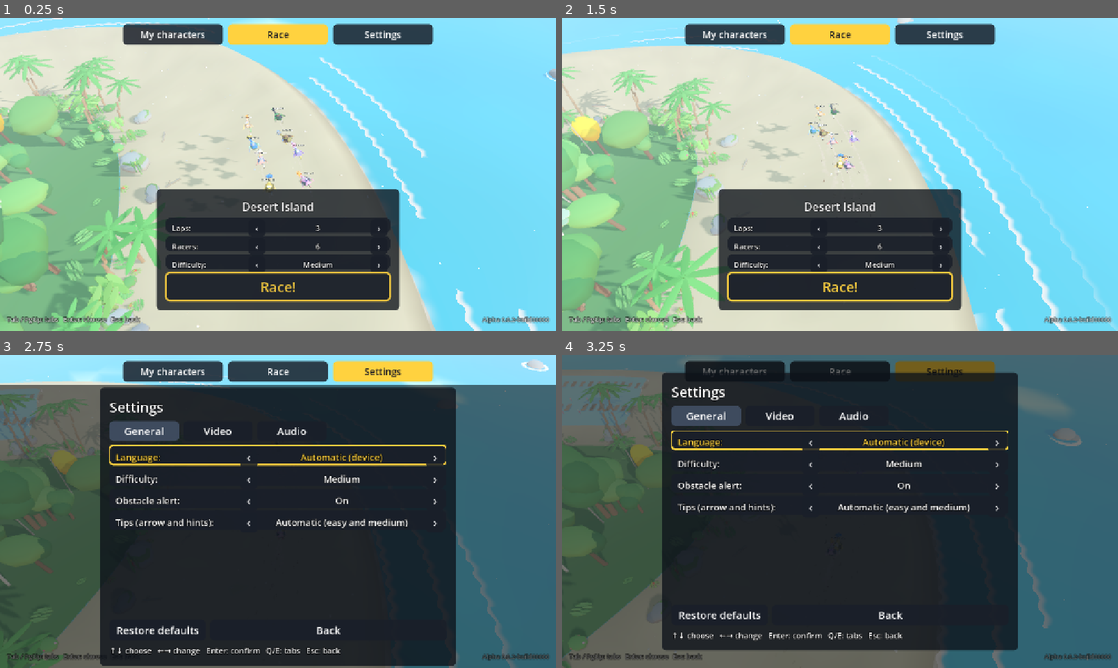
Above: before the commit, frames 1-4 (two rows, left to right).
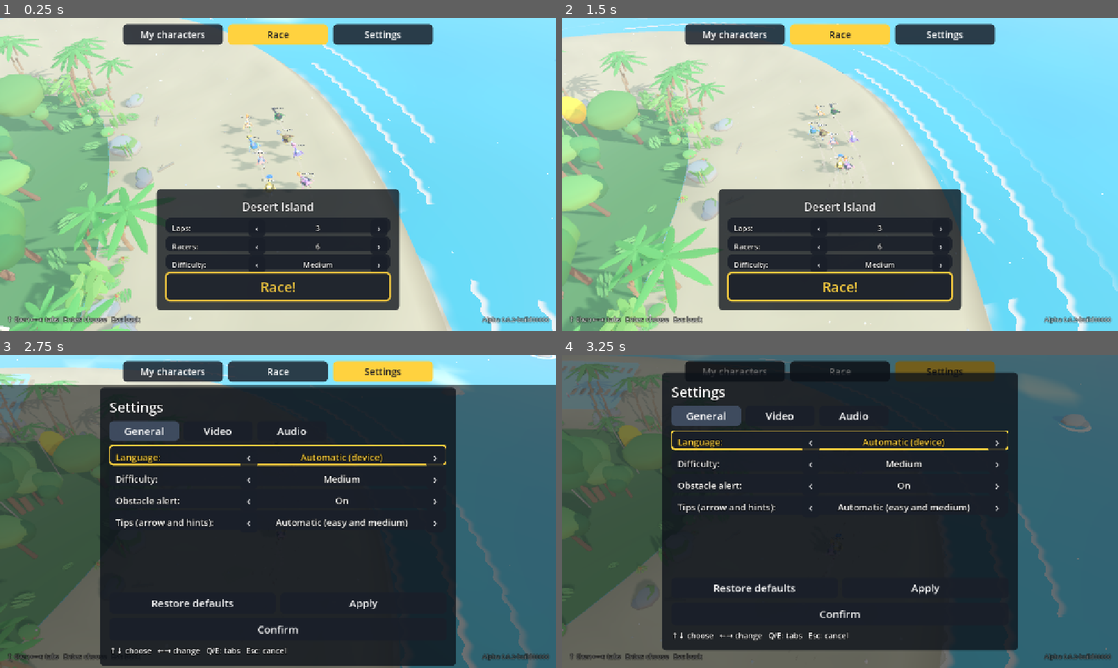
Above: after the commit, the same moments.

Repository: schlupfwerk/schlupfwerk_swanrace
Game: Godot game, scene res://scenes/home.tscn
Same seed, same stepped clock (60 frames per second), same inputs: the game is played once before the commit and once after it.
Inputs:
- Up to frame 1 (0.25 s): no input
- Up to frame 2 (1.5 s): click "My characters" at 0.5 s; click "Race" at 1.25 s
- Up to frame 3 (2.75 s): click "Settings" at 2 s
- Up to frame 4 (3.25 s): click "Restore defaults" at 2.75 s

The runs differ from the first frame. In frame 1, 21% of the frame differs, in the area x 0-100%, y 0-100%; in frame 2, 22%; in frame 3, 7.9%; in frame 4, 7.5%.

Commit message:
Arrow-key tabs, settings apply/confirm/cancel, obstacle fixes, podium tweaks
- Home tabs switch with the arrows once the focus is on the tab bar
  (up from the top of a tab), one tab per press; triggers no longer
  switch tabs (they fired many times and reopened Settings)
- Settings: changes show at once but are saved only with Apply or
  Confirm; Confirm (or Start) saves and goes back to Race; B/Esc
  cancels back to what was saved
- Running into a log or rock head-on: the swan stops and reappears
  right past it, blinking for 2 s, so it never gets stuck; brushing
  one only slides along it
- Swan height in SwanMotor is above the ground: the teleport puts the
  swan on the ground (fixes running on an invisible track in the sky
  after jumping an obstacle) and the home demo swans start on it
- Bridges have no dividers, only posts around the hole
- Turbo also means full throttle (one button is enough), for bots too
- Podium: order 12 10 8 6 4 2 1 3 5 7 9 11, blocks 15% taller; the
  last place celebrates without the bottle
- Lap-time rule: ~1:10 on the middle of the sand, ~58 s on the racing
  line; kept that way on purpose

Co-Authored-By: Claude Opus 5.5 <noreply@anthropic.com>
Signed-off-by: Manuel Bravo <manuelbravoc@gmail.com>

Diff:
--- a/project.godot
+++ b/project.godot
@@ -92,14 +92,12 @@
 home_prev_tab={
 "deadzone": 0.5,
 "events": [Object(InputEventKey,"resource_local_to_scene":false,"resource_name":"","device":-1,"window_id":0,"alt_press …(195 unchanged characters)…
-, Object(InputEventJoypadMotion,"resource_local_to_scene":false,"resource_name":"","device":-1,"axis":4,"axis_value":1.0,"script":null)
 ]
 }
 home_next_tab={
 "deadzone": 0.5,
 "events": [Object(InputEventKey,"resource_local_to_scene":false,"resource_name":"","device":-1,"window_id":0,"alt_press …(195 unchanged characters)…
 , Object(InputEventKey,"resource_local_to_scene":false,"resource_name":"","device":-1,"window_id":0,"alt_pressed":false …(186 unchanged characters)…
-, Object(InputEventJoypadMotion,"resource_local_to_scene":false,"resource_name":"","device":-1,"axis":5,"axis_value":1.0,"script":null)
 ]
 }
 turn_model_left={
--- a/scripts/input/bot_brain.gd
+++ b/scripts/input/bot_brain.gd
@@ -117,3 +117,6 @@
 	if motor.slope > 0.06 and motor.stamina > 0.4 and _rng.randf() < skill * 0.03:
 		_turbo_hold = _rng.randf_range(1.0, 2.5)
 	intent.turbo = _turbo_hold > 0.0
+	# Same rule as the player: turbo means full throttle.
+	if intent.turbo:
+		intent.accel = 1.0
--- a/scripts/input/player_input.gd
+++ b/scripts/input/player_input.gd
@@ -11,6 +11,10 @@
 	intent.accel = Input.get_action_strength("accel")
 	intent.brake = Input.get_action_strength("brake")
 	intent.turbo = Input.is_action_pressed("turbo")
+	# Accessibility: the turbo button also means full throttle, so one button is
+	# enough (no need to hold two keys or two touch buttons).
+	if intent.turbo:
+		intent.accel = 1.0
 	intent.horn = Input.is_action_just_pressed("horn")
 	# Edge detection per tick, so a press is never lost or repeated when a
 	# frame runs zero or several simulation ticks.
--- a/scripts/race/demo_race.gd
+++ b/scripts/race/demo_race.gd
@@ -65,7 +65,7 @@
 		var i := _track.index_at(at)
 		var spot := _track.edge(i, (-1.0 if slot % 2 == 0 else 1.0) * 3.0)
 		var swan := Swan.new()
-		swan.motor.position = Vector3(spot.x, _track.ground_height_at(at, 0.0), spot.y)
+		swan.motor.position = Vector3(spot.x, 0.0, spot.y)
 		swan.motor.heading = _track.heading_at(i)
 		swan.motor.speed = 9.0
 		swan.look = BotLooks.make(_rng, nobody, used)
--- a/scripts/race/island_scenery.gd
+++ b/scripts/race/island_scenery.gd
@@ -665,9 +665,9 @@
 					Transform3D(basis * Basis(Vector3.UP, PI / 4.0).scaled(
 							Vector3(width * 0.71, 0.12, maxf(spacing, 0.5) * 0.66)),
 							_v3(track.edge(i, center), top - 0.06)), plank)
-			# Red and white posts at the bridge ends and around the hole.
+			# Red and white posts only around the hole (the one to jump).
 			var near_hole := absf(along - hole) < IslandTrack.HOLE_LENGTH * 0.5 + 1.2
-			if near_hole or n == 0 or n == samples.size() - 2:
+			if near_hole:
 				for side: float in [-0.5, 0.5]:
 					var post_at := _v3(track.edge(i, center + width * side), top)
 					MeshKit.add(posts, MeshKit.cylinder(0.07, 0.07, 0.9, 6),
--- a/scripts/race/island_track.gd
+++ b/scripts/race/island_track.gd
@@ -205,7 +205,9 @@
 	return result
 
 
-## Registers something solid. Buckets by track index keep the checks cheap.
+## Registers something solid, `height` meters tall. Swans keep their height
+## above the ground (SwanMotor), so "h" is compared with that directly.
+## Buckets by track index keep the checks cheap.
 func add_obstacle(p: Vector2, radius: float, height: float) -> void:
 	var index: int = locate(p, -1)["index"]
 	obstacles.append({"p": p, "r": radius, "h": height})
--- a/scripts/race/podium.gd
+++ b/scripts/race/podium.gd
@@ -1,9 +1,9 @@
 class_name Podium
 extends Node3D
 ## End of race: one numbered block per racer (12 racers, 12 places). The
-## 2-1-3 podium, then 4th, 5th... stepping down to the right. Gold, silver and bronze medals
+## Winner in the middle, then alternating left and right: 12 10 8 6 4 2 1 3 5 7 9 11. Gold, silver and bronze medals
 ## for the top three; the last one celebrates as if it had won: a "1" medal,
-## a bottle spraying foam, winking and laughing (SwanModel.celebrate).
+## a wing raised high, winking and laughing (SwanModel.celebrate).
 ## Everyone dances lightly. A drone sweeps 60° in front of it, back and forth.
 
 const GOLD := Color("f2c418")
@@ -14,6 +14,8 @@
 const LOW_START := 0.45
 const LOW_STEP := 0.035
 const LOW_MIN := 0.12
+## All blocks a bit taller (15%).
+const HEIGHT_SCALE := 1.15
 const SPACING := 1.9
 const BLOCK := Vector3(1.6, 1.0, 1.6)
 
@@ -64,7 +66,9 @@
 		_add_swan(standings[place], Vector3(x, height, 0), medal, last, place + 1)
 	# Far enough to see every block.
 	_distance = maxf(9.0, 5.0 + count * 1.3)
-	_center_x = (block_x(1) + block_x(maxi(count - 1, 2))) / 2.0
+	var last_left := count - 1 if (count - 1) % 2 == 1 else count - 2
+	var last_right := count - 1 if (count - 1) % 2 == 0 else count - 2
+	_center_x = (block_x(maxi(last_left, 0)) + block_x(maxi(last_right, 0))) / 2.0
 	_camera.fov = 55.0
 	# Only the podium: nothing of the map behind it gets drawn.
 	_camera.far = 150.0
@@ -76,21 +80,19 @@
 	_place_camera()
 
 
-## Classic 2-1-3 podium, then the rest stepping down to the right, so the
-## last one always ends the row (and is easy to spot).
+## Winner in the middle, the rest alternating outwards and stepping down:
+## 12 10 8 6 4 2 1 3 5 7 9 11 (even places on the left, odd on the right).
 static func block_x(place: int) -> float:
-	match place:
-		0:
-			return 0.0
-		1:
-			return -SPACING
-	return (place - 1) * SPACING
+	if place == 0:
+		return 0.0
+	var step := (place + 1) / 2
+	return step * SPACING * (-1.0 if place % 2 == 1 else 1.0)
 
 
 static func block_height(place: int) -> float:
 	if place < TOP_HEIGHTS.size():
-		return TOP_HEIGHTS[place]
-	return maxf(LOW_START - (place - TOP_HEIGHTS.size()) * LOW_STEP, LOW_MIN)
+		return TOP_HEIGHTS[place] * HEIGHT_SCALE
+	return maxf(LOW_START - (place - TOP_HEIGHTS.size()) * LOW_STEP, LOW_MIN) * HEIGHT_SCALE
 
 
 func _process(delta: float) -> void:
--- a/scripts/race/race.gd
+++ b/scripts/race/race.gd
@@ -301,7 +301,8 @@
 	var podium := Podium.new()
 	podium.standings = standings
 	# On a straight, flat stretch of the beach, backs to the forest.
-	var at := _track.podium_spot()
+	# The row spans about 12 m each side of the winner: center it on the stretch.
+	var at := _track.podium_spot() + 10.0
 	var i := _track.index_at(at)
 	var spot := _track.edge(i, 0.0)
 	podium.position = Vector3(spot.x, _track.ground_height_at(at, 0.0), spot.y)
--- a/scripts/race/swan.gd
+++ b/scripts/race/swan.gd
@@ -11,6 +11,8 @@
 const DROWN_TIME := 1.8
 ## Seconds of blinking (fading in) after coming back from the water.
 const BLINK_TIME := 5.0
+## Blinking after being put past an obstacle it ran into.
+const OBSTACLE_BLINK_TIME := 2.0
 
 ## Fell too deep into the sea (to show a warning).
 signal drowned
@@ -281,3 +283,13 @@
 	motor.pad_time = SwanMotor.PAD_TIME
 	_jump_player.pitch_scale = 1.6
 	_jump_player.play()
+
+
+## Ran into an obstacle: stops and reappears right past it, blinking for a
+## moment (like after drowning, but at once).
+func teleport(at: Vector3, heading: float) -> void:
+	_respawn_position = at
+	_respawn_heading = heading
+	_respawn()
+	_blink = OBSTACLE_BLINK_TIME
+	_bump_player.play()
--- a/scripts/race/swan_model.gd
+++ b/scripts/race/swan_model.gd
@@ -1171,9 +1171,9 @@
 	_medal(_neck, Vector3(0, 0.03, -0.32), color, Vector3(-0.3, 0, 0))
 
 
-## Last place celebrates as if it had won: a "1" medal on the neck, a bottle
-## of fizz spraying foam in one wing, winking and laughing with the beak wide
-## open, legs apart, bouncing.
+## Last place celebrates as if it had won: a "1" medal on the neck, one wing
+## raised high and waving, winking and laughing with the beak wide open, legs
+## apart, bouncing.
 func celebrate(medal: Color) -> void:
 	_celebrating = true
 	hang_medal(medal)
@@ -1193,49 +1193,12 @@
 	_add(_jaw, _cylinder(0.07, 0.012, 0.26, 12), Vector3(0, -0.01, -0.13), Vector3(1, 0.55, 1),
 			_toon(BEAK_COLOR.darkened(0.08)), Vector3(-PI / 2, 0, 0))
 	_sphere(_jaw, 0.05, Vector3(1.0, 0.35, 1.6), Vector3(0, 0.01, -0.1), _toon(Color("e8607a")))
-	# The bottle, held up in the right wing, neck pointing up and out.
-	var glass := _toon(Color("1f6b3a"))
-	glass.roughness = 0.15
-	var bottle := Node3D.new()
-	bottle.position = Vector3(0.06, -0.42, -0.12)
-	bottle.scale = Vector3.ONE * 1.3
-	_wing_r.add_child(bottle)
-	_add(bottle, _cylinder(0.07, 0.07, 0.3, 14), Vector3.ZERO, Vector3.ONE, glass)
-	_add(bottle, _cylinder(0.025, 0.07, 0.12, 14), Vector3(0, -0.21, 0), Vector3.ONE, glass,
-			Vector3(PI, 0, 0))
-	_add(bottle, _cylinder(0.028, 0.028, 0.08, 10), Vector3(0, -0.3, 0), Vector3.ONE,
-			_toon(Color("d9b44a")))
-	_add(bottle, _box(Vector3(0.1, 0.12, 0.02)), Vector3(0, 0.0, -0.07), Vector3.ONE,
-			_toon(Color("f3ead2")))
-	var foam := CPUParticles3D.new()
-	foam.position = Vector3(0, -0.36, 0)
-	foam.amount = 60
-	foam.lifetime = 1.1
-	foam.local_coords = false
-	foam.direction = Vector3(0, -1, 0)
-	foam.spread = 14.0
-	foam.initial_velocity_min = 3.0
-	foam.initial_velocity_max = 4.5
-	foam.gravity = Vector3(0, -6.0, 0)
-	foam.scale_amount_min = 0.5
-	foam.scale_amount_max = 1.4
-	var drop := SphereMesh.new()
-	drop.radius = 0.035
-	drop.height = 0.07
-	drop.radial_segments = 6
-	drop.rings = 3
-	var foam_mat := StandardMaterial3D.new()
-	foam_mat.albedo_color = Color("fffbe8")
-	foam_mat.shading_mode = BaseMaterial3D.SHADING_MODE_UNSHADED
-	drop.material = foam_mat
-	foam.mesh = drop
-	bottle.add_child(foam)
 
 
 ## The celebration pose, on top of the normal animation.
 func _celebrate_pose() -> void:
 	var t := Time.get_ticks_msec() * 0.001
-	# Bottle up and forward, shaking.
+	# One wing up high, waving.
 	_wing_r.rotation = Vector3(0.75, 0.2, 2.0 + sin(t * 9.0) * 0.12)
 	_wing_l.rotation = Vector3(0.6, -0.3, -0.35)
 	_jaw.rotation.x = -0.6 - sin(t * 14.0) * 0.12
--- a/scripts/race/track_rules.gd
+++ b/scripts/race/track_rules.gd
@@ -15,6 +15,8 @@
 const BUMP_SPEED := 2.0
 ## Two swans closer than this push each other apart.
 const SWAN_GAP := 1.15
+## How far past an obstacle a swan that ran into it reappears (meters).
+const PAST_OBSTACLE := 1.2
 
 
 static func apply(swan: Swan, laps: LapTracker, track: IslandTrack) -> void:
@@ -46,15 +48,17 @@
 		swan.motor.position.z = back.y
 		swan.bump(race_heading)
 
-	_collide(swan, track, i, race_heading)
+	_collide(swan, track, i)
 
 	var off := wrapf(swan.motor.heading - race_heading, -PI, PI)
 	if absf(off) > IslandTrack.MAX_WRONG_ANGLE:
 		swan.motor.heading = race_heading + signf(off) * IslandTrack.MAX_WRONG_ANGLE
 
 
-## Pushes the swan out of rocks and logs; a fast hit is a bump.
-static func _collide(swan: Swan, track: IslandTrack, i: int, race_heading: float) -> void:
+## Rocks and logs. Running into one: the swan stops and pops up right past it
+## (blinking, like after drowning), so it never gets stuck. Brushing one from the
+## side only slides along it.
+static func _collide(swan: Swan, track: IslandTrack, i: int) -> void:
 	var p := Vector2(swan.motor.position.x, swan.motor.position.z)
 	for obstacle in track.obstacles_near(i):
 		var center: Vector2 = obstacle.p
@@ -62,18 +66,24 @@
 		var away := p - center
 		if away.length_squared() >= reach * reach or swan.motor.position.y >= obstacle.h:
 			continue
+		var forward := Vector2(swan.motor.forward().x, swan.motor.forward().z)
+		if forward.dot(center - p) > 0.0 and not swan.is_drowning():
+			var here := track.locate(p, i)
+			var past: float = track.locate(center, i)["distance"] + reach + PAST_OBSTACLE
+			var spot := track.index_at(past)
+			var lateral: float = here["lateral"]
+			var edge := track.edge(spot, lateral)
+			# Height 0: on the ground (SwanMotor keeps the height above the ground).
+			swan.teleport(Vector3(edge.x, 0.0, edge.y),
+					track.heading_at(spot))
+			return
 		var normal := away.normalized() if away.length_squared() > 0.0001 \
 				else -Vector2(swan.motor.forward().x, swan.motor.forward().z)
 		p = center + normal * reach
 		swan.motor.position.x = p.x
 		swan.motor.position.z = p.y
-		if swan.motor.speed > BUMP_SPEED and not swan.is_stunned():
-			swan.bump(race_heading)
-		else:
-			# Slow contact: lose only the part of the speed going into it, so the
-			# swan can slide along and walk around.
-			var forward := Vector2(swan.motor.forward().x, swan.motor.forward().z)
-			swan.motor.speed *= clampf(1.0 + forward.dot(normal), 0.0, 1.0)
+		# Lose only the part of the speed going into it, and slide along.
+		swan.motor.speed *= clampf(1.0 + forward.dot(normal), 0.0, 1.0)
 
 
 ## Slope under the swan: it changes speed (SwanMotor) and tilts the swan.
--- a/scripts/save/settings.gd
+++ b/scripts/save/settings.gd
@@ -135,7 +135,6 @@
 	set_quality(Quality.HIGH if is_desktop() else Quality.MEDIUM)
 	gpu_index = keep_gpu
 	apply_all()
-	save_settings()
 
 
 func available_resolutions() -> Array[Vector2i]:
--- a/scripts/ui/character_editor.gd
+++ b/scripts/ui/character_editor.gd
@@ -69,6 +69,8 @@
 var _camera := Camera3D.new()
 var _look_at := CENTER_LOOK
 var _editing := false
+## The home tab button above the editor: up from the top row goes there.
+var _tab_button: Control
 
 
 func _ready() -> void:
@@ -83,9 +85,7 @@
 func set_editing(on: bool) -> void:
 	_editing = on
 	_menu_root.visible = on
-	if on:
-		_rows[0].grab_focus.call_deferred()
-	else:
+	if not on:
 		_zone = "full"
 		_auto_turn = true
 
@@ -161,6 +161,8 @@
 	_build_menu()
 	_refresh()
 	set_editing(was_editing)
+	if _tab_button:
+		set_tab_button(_tab_button)
 	character_changed.emit()
 
 
@@ -432,3 +434,14 @@
 	_camera.position = _camera.position.lerp(target, blend)
 	_look_at = _look_at.lerp(look, blend)
 	_camera.look_at(to_global(_look_at))
+
+
+func focus_first() -> void:
+	_rows[0].grab_focus()
+
+
+## Up from the top row (character, new, delete) goes to this home tab button.
+func set_tab_button(button: Control) -> void:
+	_tab_button = button
+	for control: Control in [_character_row, _new_button, _delete_button]:
+		control.focus_neighbor_top = control.get_path_to(button)
--- a/scripts/ui/home.gd
+++ b/scripts/ui/home.gd
@@ -57,6 +57,20 @@
 func _input(event: InputEvent) -> void:
 	var typing := get_viewport().gui_get_focus_owner() is LineEdit
 	if typing:
+		return
+	# On the tab bar: left/right switch tabs (once per press), down enters the tab.
+	var on_bar := get_viewport().gui_get_focus_owner() in _tab_buttons
+	if on_bar and event.is_action_pressed("ui_left"):
+		get_viewport().set_input_as_handled()
+		_select_tab(wrapi(_tab - 1, 0, Tab.size()), true)
+		return
+	if on_bar and event.is_action_pressed("ui_right"):
+		get_viewport().set_input_as_handled()
+		_select_tab(wrapi(_tab + 1, 0, Tab.size()), true)
+		return
+	if on_bar and event.is_action_pressed("ui_down"):
+		get_viewport().set_input_as_handled()
+		_focus_content()
 		return
 	if event.is_action_pressed("home_prev_tab"):
 		get_viewport().set_input_as_handled()
@@ -110,7 +124,7 @@
 		button.button_group = group
 		button.custom_minimum_size = Vector2(230, 46)
 		button.add_theme_font_size_override("font_size", 22)
-		button.focus_mode = Control.FOCUS_NONE
+		button.focus_mode = Control.FOCUS_ALL
 		# The open tab stands out in yellow.
 		var open := StyleBoxFlat.new()
 		open.bg_color = UiTheme.FOCUS_COLOR
@@ -138,6 +152,9 @@
 
 	_build_race_panel()
 	_build_selector()
+	# Up from the top of a tab goes back to the tab bar.
+	_editor.set_tab_button(_tab_buttons[Tab.CHARACTERS])
+	_first_race_row.focus_neighbor_top = _first_race_row.get_path_to(_tab_buttons[Tab.RACE])
 
 
 ## Race tab: the options for the next race and the big RACE button.
@@ -240,14 +257,16 @@
 	customize.focus_neighbor_top = customize.get_path_to(_selector_row)
 
 
-func _select_tab(tab: int) -> void:
+## Opens a tab. `stay_on_bar` keeps the focus on the tab bar (arrows).
+func _select_tab(tab: int, stay_on_bar := false) -> void:
 	if _selector.visible:
 		_close_selector(false)
 	if _settings and tab != Tab.SETTINGS:
 		_settings.queue_free()
 		_settings = null
 	_tab = tab as Tab
-	_tab_buttons[tab].set_pressed_no_signal(true)
+	for n in _tab_buttons.size():
+		_tab_buttons[n].set_pressed_no_signal(n == tab)
 	_race_panel.visible = tab == Tab.RACE
 	_editor.set_editing(tab == Tab.CHARACTERS)
 	_hint.visible = tab != Tab.CHARACTERS
@@ -256,11 +275,14 @@
 			_editor.make_current()
 		Tab.RACE:
 			_demo.make_current()
-			_race_button.grab_focus()
 		Tab.SETTINGS:
 			_demo.make_current()
 			if _settings == null:
 				_open_settings()
+	if stay_on_bar:
+		_tab_buttons[tab].grab_focus.call_deferred()
+	else:
+		_focus_content.call_deferred()
 
 
 func _open_settings() -> void:
@@ -304,3 +326,15 @@
 	for n in rows.size() - 1:
 		rows[n].focus_neighbor_bottom = rows[n].get_path_to(rows[n + 1])
 		rows[n + 1].focus_neighbor_top = rows[n + 1].get_path_to(rows[n])
+
+
+## Focus the first thing inside the open tab.
+func _focus_content() -> void:
+	match _tab:
+		Tab.CHARACTERS:
+			_editor.focus_first()
+		Tab.RACE:
+			_race_button.grab_focus()
+		Tab.SETTINGS:
+			if _settings:
+				_settings.focus_first()
--- a/scripts/ui/settings_menu.gd
+++ b/scripts/ui/settings_menu.gd
@@ -29,6 +29,9 @@
 
 
 func _ready() -> void:
+	# Cancel goes back to the saved file: make sure there is one.
+	if not FileAccess.file_exists(Settings.SAVE_PATH):
+		Settings.save_settings()
 	set_anchors_and_offsets_preset(Control.PRESET_FULL_RECT)
 	theme = UiTheme.make()
 	var dim := ColorRect.new()
@@ -85,12 +88,19 @@
 	reset.custom_minimum_size.y = 48
 	reset.pressed.connect(_on_reset)
 	buttons.add_child(reset)
-	var back := Button.new()
-	back.text = tr("BACK")
-	back.custom_minimum_size = Vector2(160, 48)
-	back.size_flags_horizontal = Control.SIZE_EXPAND_FILL
-	back.pressed.connect(_close)
-	buttons.add_child(back)
+	reset.size_flags_horizontal = Control.SIZE_EXPAND_FILL
+	var apply := Button.new()
+	apply.text = tr("APPLY")
+	apply.custom_minimum_size = Vector2(160, 48)
+	apply.size_flags_horizontal = Control.SIZE_EXPAND_FILL
+	apply.pressed.connect(func() -> void: Settings.save_settings())
+	buttons.add_child(apply)
+	# Below: confirm (save and go back). B/Esc cancels.
+	var confirm := Button.new()
+	confirm.text = tr("CONFIRM")
+	confirm.custom_minimum_size.y = 52
+	confirm.pressed.connect(_confirm)
+	column.add_child(confirm)
 
 	_hint.add_theme_font_size_override("font_size", 18)
 	column.add_child(_hint)
@@ -101,7 +111,9 @@
 
 func _unhandled_input(event: InputEvent) -> void:
 	if event.is_action_pressed("ui_cancel"):
-		_close()
+		_cancel()
+	elif event.is_action_pressed("start_race"):
+		_confirm()
 	elif event.is_action_pressed("menu_prev_tab"):
 		_show_tab(wrapi(_tab - 1, 0, _pages.size()))
 	elif event.is_action_pressed("menu_next_tab"):
@@ -139,7 +151,6 @@
 			func(i: int) -> void:
 				Settings.language = Settings.LANGUAGES[i]
 				Settings.apply_language()
-				Settings.save_settings()
 				_rebuild())
 	_add_row(list, "DIFFICULTY", ["DIFFICULTY_EASY", "DIFFICULTY_MEDIUM", "DIFFICULTY_HARD"],
 			Settings.difficulty, func(i: int) -> void:
@@ -280,7 +291,6 @@
 	var hz := DisplayServer.screen_get_refresh_rate(DisplayServer.window_get_current_screen())
 	_gpu_info.text = "%s\n%s" % [tr("GPU_INFO") % Settings.current_gpu_text(),
 			tr("REFRESH_RATE") % ("%d Hz" % roundi(hz) if hz > 0.0 else tr("UNKNOWN"))]
-	Settings.save_settings()
 
 
 # --- Audio --------------------------------------------------------------------
@@ -291,13 +301,11 @@
 		var row := SliderRow.new().setup(tr(entry[0]), Settings.get(entry[1]))
 		row.value_changed.connect(func(value: int) -> void:
 			Settings.set(entry[1], value)
-			Settings.apply_audio()
-			Settings.save_settings())
+			Settings.apply_audio())
 		list.add_child(row)
 	_add_row(list, "SOUND_IN_BACKGROUND", OFF_ON,
 			0 if Settings.mute_in_background else 1, func(i: int) -> void:
-				Settings.mute_in_background = i == 0
-				Settings.save_settings())
+				Settings.mute_in_background = i == 0)
 
 
 # --- Helpers ------------------------------------------------------------------
@@ -309,8 +317,7 @@
 		translated.append(tr(option))
 	var row := OptionRow.new().setup(tr(label), translated, index)
 	row.value_changed.connect(func(i: int) -> void:
-		on_change.call(i)
-		Settings.save_settings())
+		on_change.call(i))
 	parent.add_child(row)
 	return row
 
@@ -329,10 +336,23 @@
 	queue_free()
 
 
-func _close() -> void:
+## Confirm: keep and save everything, then close.
+func _confirm() -> void:
 	Settings.save_settings()
 	closed.emit()
 
 
+## Cancel: back to what was last saved (applied again), then close.
+func _cancel() -> void:
+	Settings.load_settings()
+	Settings.apply_language()
+	Settings.apply_all()
+	closed.emit()
+
+
 func _update_hint() -> void:
-	_hint.text = "%s   %s" % [InputGlyphs.menu_hint(), InputGlyphs.tabs_hint()]
+	_hint.text = tr("HINT_SETTINGS_" + InputGlyphs._suffix())
+
+
+func focus_first() -> void:
+	_focus_first(_pages[_tab])
--- a/translations/strings.csv
+++ b/translations/strings.csv
@@ -194,7 +194,12 @@
 CHOOSE_CHARACTER,Choose your character,Escolha seu personagem
 RACE_AS_IS,Race like this,Correr assim
 CUSTOMIZE,Customize,Personalizar
-HOME_HINT_KEYBOARD,Tab / PgUp: tabs   Enter: choose   Esc: back,Tab / PgUp: abas   Enter: escolher   Esc: voltar
-HOME_HINT_XBOX,LT / RT: tabs   A: choose   B: back,LT / RT: abas   A: escolher   B: voltar
-HOME_HINT_PLAYSTATION,L2 / R2: tabs   Cross: choose   Circle: back,L2 / R2: abas   Cruz: escolher   Círculo: voltar
+HOME_HINT_KEYBOARD,↑ then ←→: tabs   Enter: choose   Esc: back,↑ e depois ←→: abas   Enter: escolher   Esc: voltar
+HOME_HINT_XBOX,↑ then ←→: tabs   A: choose   B: back,↑ e depois ←→: abas   A: escolher   B: voltar
+HOME_HINT_PLAYSTATION,↑ then ←→: tabs   Cross: choose   Circle: back,↑ e depois ←→: abas   Cruz: escolher   Círculo: voltar
 PODIUM_BEST_LAP,Best lap: %s (%s),Melhor volta: %s (%s)
+APPLY,Apply,Aplicar
+CONFIRM,Confirm,Confirmar
+HINT_SETTINGS_KEYBOARD,↑↓ choose   ←→ change   Q/E: tabs   Esc: cancel,↑↓ escolher   ←→ mudar   Q/E: abas   Esc: cancelar
+HINT_SETTINGS_XBOX,↑↓ choose   ←→ change   LB/RB: tabs   Start: confirm   B: cancel,↑↓ escolher   ←→ mudar   LB/RB: abas   Start: confirmar   B: cancelar
+HINT_SETTINGS_PLAYSTATION,↑↓ choose   ←→ change   L1/R1: tabs   Options: confirm   Circle: cancel,↑↓ escolher   ←→ mudar   L1/R1: abas   Options: confirmar   Círculo: cancelar
Binary file changed: translations/strings.en.translation
Binary file changed: translations/strings.pt.translation
Not shown, changed: CLAUDE.md
